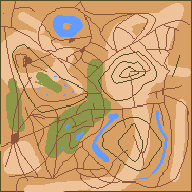
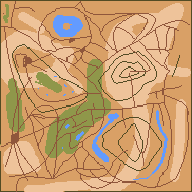
Two versions of the same layered image (192 x 192). Layer-by-layer changes:
painted on "meta-map.png" over [3, 4, 9, 23]
